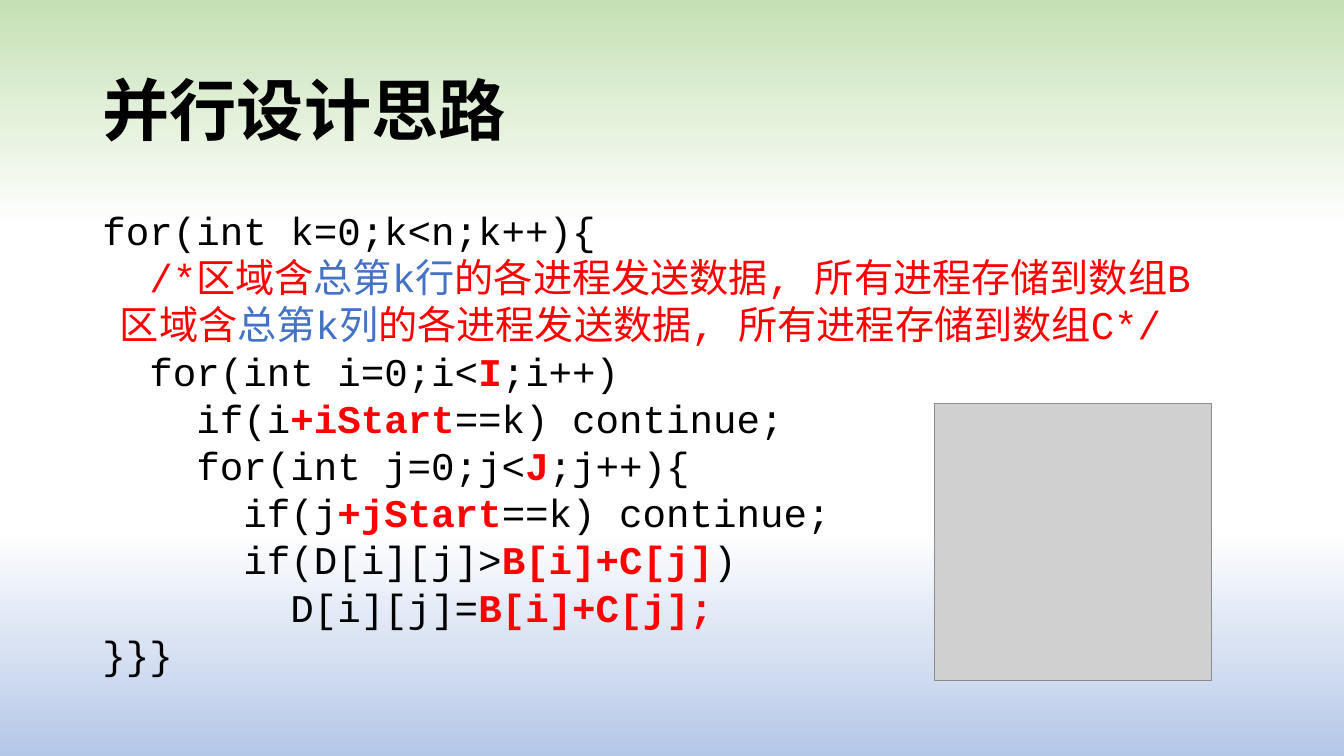
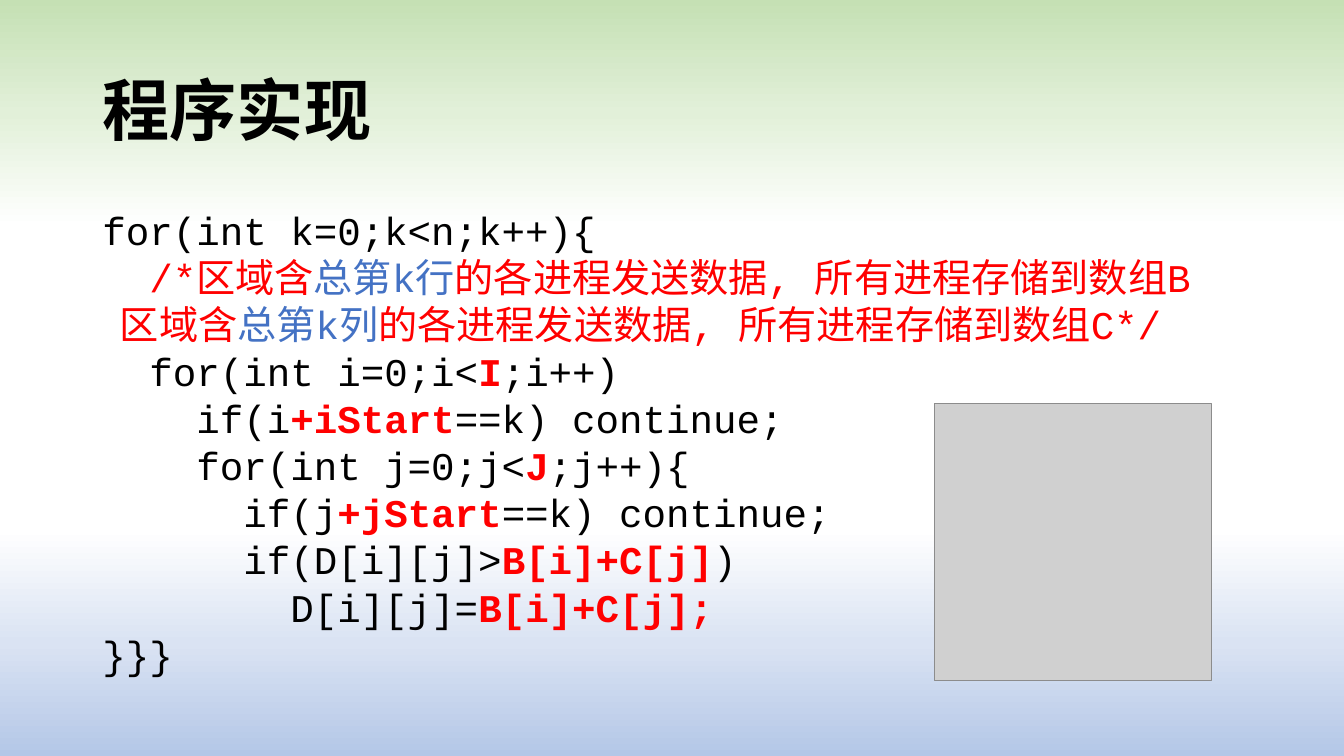
Before and after one commit to lk758tmy/PC_Codes, a slide deck: slide 8 of Final/Floyd-Warshall算法.pptx (slide 7 before the commit). Drawn at 1344x756 pixels with LibreOffice and Linux fonts; fonts in the diff are those of the drawing; grey boxes stand for pictures. Boxes give left, top, right and bottom in pixels: in the first picture for what was removed or moved away, otherwise in the second. Text is boxed around its words. In the diff, an @@ line names an element or a change of style, - is before the commit and + after.

```diff
--- a/Final/Floyd-Warshall算法.pptx
+++ b/Final/Floyd-Warshall算法.pptx
@@ title at bbox=[102, 77, 371, 141]: text changed @@
-并行设计思路
+程序实现
```
Also in this commit, not shown: 2 other slides changed, 1 slide added, 3 other files.
